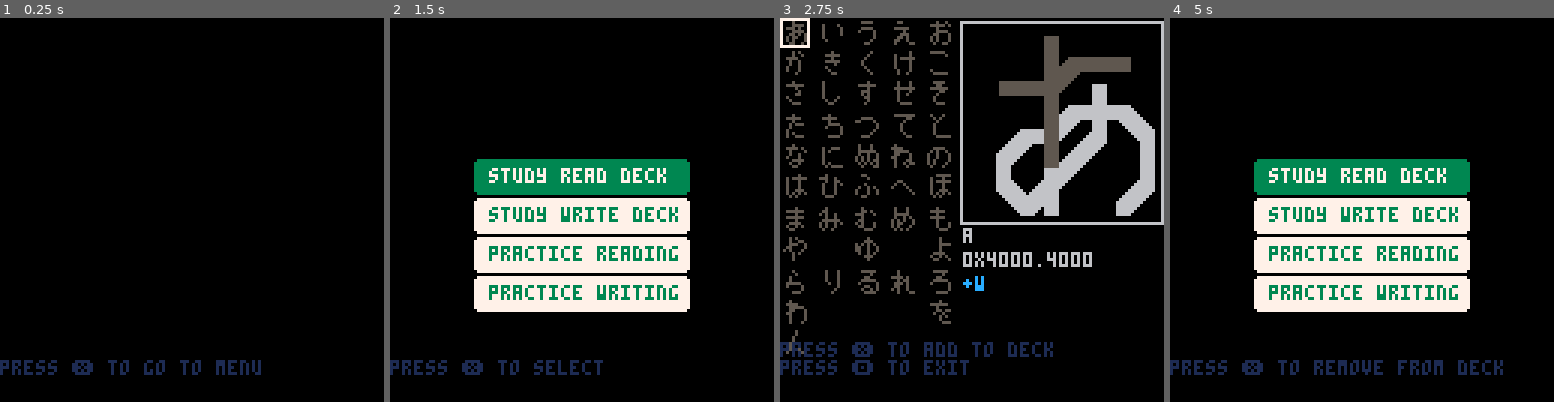
Above: before the commit, frames 1-4 (left to right).
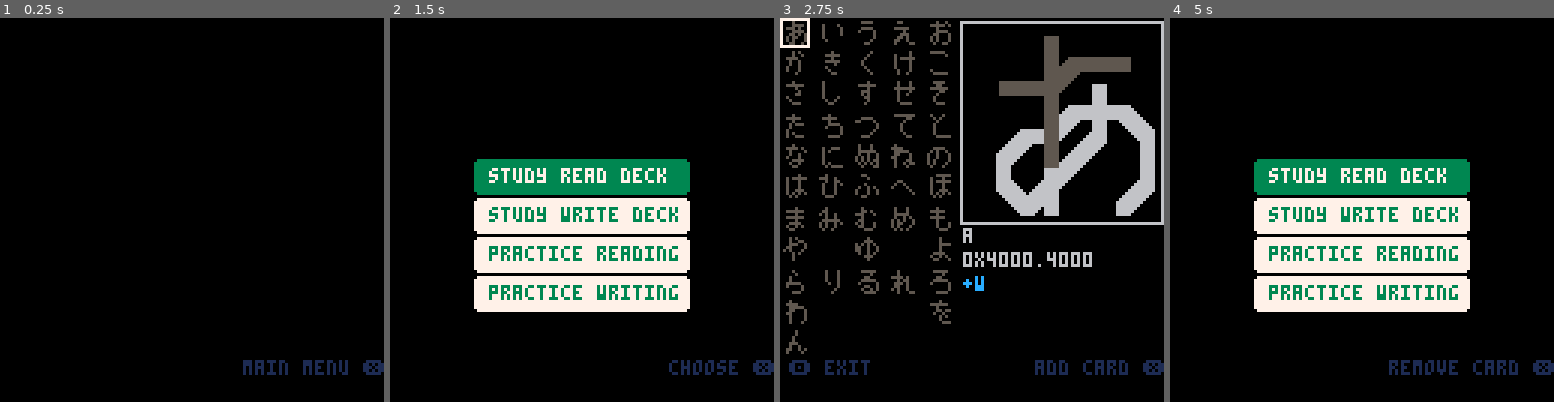
Above: after the commit, the same moments.

Repository: SestrenExsis/KanaPractice
Game: PICO-8 cartridge hiragana.p8
The game is run twice, just before and just after one commit, with the same random seed, the same clock (stepped at 60 frames per second) and the same inputs.
Inputs (mouse positions are in pixels of both pictures, inside the frame that each line leads up to):
- Up to frame 1 (0.25 s): no input
- Up to frame 2 (1.5 s): tap O (Z key) at 0.33, 0.7, 1.43 s; click (459, 121) at 0.67 s; tap X (X key) at 1.07 s; click (520, 267) at 1.22 s
- Up to frame 3 (2.75 s): click (975, 114) at 1.77 s; hold Left 1.97-2.37 s; tap X (X key) at 2.07, 2.4, 2.73 s; tap O (Z key) at 2.22 s; click (1037, 259) at 2.32 s; hold Down from 2.42 s (still down)
- Up to frame 4 (5 s): release Down at 2.82 s; click (1492, 106) at 2.87 s; hold Right 2.87-3.53 s; tap X (X key) every 0.33 s from 3.07 to 4.73 s; tap O (Z key) at 3.1, 3.98, 4.87 s; click (1254, 256) at 3.42 s; hold Up 3.58-4.08 s; click (1315, 102) at 3.97 s; hold Right 4.13-4.53 s; click (1381, 248) at 4.52 s; hold Down from 4.58 s (still down)

The runs differ from the first frame. In frame 1, 1.7% of the frame differs, in the area x 0-100%, y 89-93%; in frame 2, 1.4%; in frame 3, 2.5%, in the area x 0-100%, y 84-93%; in frame 4, 2.0%.

Commit message:
Draw messages on the very bottom row

Diff:
--- a/hiragana.p8
+++ b/hiragana.p8
@@ -144,7 +144,6 @@
 _maxr=5.000
 _dryt={3.4,0.2,0.2,0.2}
 _mous=false
-_hints={}
 
 function point(xpos,ypos)
 	local res={
@@ -453,11 +452,13 @@
 
 -- helper functions
 
-function drawhint()
-	if #_hints>0 then
-		local i=1+(flr(t())%#_hints)
-		cursor(0,114,1)
-		print(_hints[i])
+function drawmsgs()
+	if _lmsg!=nil and #_lmsg>0 then
+		print(_lmsg,3,114,1)
+	end
+	if _rmsg!=nil and #_rmsg>0 then
+		local x=128-4*#_rmsg-3
+		print(_rmsg,x,114,1)
 	end
 end
 
@@ -573,9 +574,8 @@
 	_debug={
 		screen="title"
 	}
-	_hints={
-		"press ❎ to go to menu"
-	}
+	_lmsg=""
+	_rmsg="main menu ❎"
 	initfn=inittitle
 	updatefn=updatetitle
 	drawfn=drawtitle
@@ -591,7 +591,7 @@
 
 function drawtitle()
 	cls()
-	drawhint()
+	drawmsgs()
 end
 -->8
 -- menu screen
@@ -612,9 +612,8 @@
 		"practice reading",
 		"practice writing"
 	}
-	_hints={
-		"press ❎ to select"
-	}
+	_lmsg=""
+	_rmsg="choose ❎"
 end
 
 function updatemenu()
@@ -644,7 +643,7 @@
 		rectfill(x,y+1,x+71,y+10,bc)
 		print(text,33,y+3,fc)
 	end
-	drawhint()
+	drawmsgs()
 end
 -->8
 -- read/write deck screens
@@ -660,13 +659,10 @@
 	_cols=5
 	_rows=11
 	_sk=nil -- selected kana
-	_msgs={}
-	_msgs["xit"]="press 🅾️ to exit"
-	_msgs["add"]="press ❎ to add to deck"
-	_msgs["del"]="press ❎ to remove from deck"
-	_hints={
-		_msgs["xit"]
-	}
+	_lmsg="🅾️ exit"
+	_rmsg=""
+	_msg_add="add card ❎"
+	_msg_del="remove card ❎"
 end
 
 function updatereaddeck()
@@ -683,21 +679,11 @@
 	end
 	if (btnp(🅾️)) initmenu()
 	if _sk==nil then
-		if #_hints>1 then
-			_hints[#_hints]=nil
-		end
+		_rmsg=""
 	elseif _sk.read then
-		if #_hints>1 then
-			_hints[2]=_msgs["del"]
-		else
-			add(_hints,_msgs["del"])
-		end
+		_rmsg=_msg_del
 	else
-		if #_hints>1 then
-			_hints[2]=_msgs["add"]
-		else
-			add(_hints,_msgs["add"])
-		end
+		_rmsg=_msg_add
 	end
 end
 
@@ -750,7 +736,7 @@
 			print(mt.rh[i],65+4*i,86,6)
 		end
 	end
-	drawhint()
+	drawmsgs()
 end
 
 function initwritedeck()
@@ -764,9 +750,10 @@
 	_cols=5
 	_rows=11
 	_sk=nil -- selected kana
-	_hints={
-		"press 🅾️ to exit"
-	}
+	_lmsg="🅾️ exit"
+	_rmsg=""
+	_msg_add="add card ❎"
+	_msg_del="remove card ❎"
 end
 
 function updatewritedeck()
@@ -782,6 +769,13 @@
 		dset(_sk.index,enmem(_sk))
 	end
 	if (btnp(🅾️)) initmenu()
+	if _sk==nil then
+		_rmsg=""
+	elseif _sk.write then
+		_rmsg=_msg_del
+	else
+		_rmsg=_msg_add
+	end
 end
 
 function drawwritedeck()
@@ -832,16 +826,8 @@
 		for i=1,#mt.wh do
 			print(mt.wh[i],65+4*i,86,6)
 		end
-		cursor(0,108,1)
-		if _sk==nil then
-			print("")
-		elseif _sk.write then
-			print("press ❎ to remove from deck")
-		else
-			print("press ❎ to add to deck")
-		end
-	end
-	drawhint()
+	end
+	drawmsgs()
 end
 -->8
 -- read screen
@@ -861,7 +847,6 @@
 	nextread()
 	_errors=0
 	_guesses=0
-	_hints={}
 end
 
 function nextread()
@@ -881,17 +866,21 @@
 function updateread()
 	-- get input
 	if _state=="guess" then
+		_lmsg=""
+		_rmsg="check ❎"
 		if btnp(❎) or btnp(🅾️) then
 			_state="check"
 		end
 	elseif _state=="check" then
+		_lmsg="🅾️ no"
+		_rmsg="yes ❎"
 		local guess=-1
-		if btnp(⬆️) then
+		if btnp(❎) then
 			-- you got it right
 			guess=1
 			_state="stats"
 			_guesses+=1
-		elseif btnp(⬇️) then
+		elseif btnp(🅾️) then
 			-- you got it wrong
 			guess=0
 			_state="stats"
@@ -910,6 +899,8 @@
 			dset(_kana.index,m)
 		end
 	elseif _state=="stats" then
+		_lmsg="🅾️ exit"
+		_rmsg="read another ❎"
 		if btnp(❎) then
 			initscreen()
 			return
@@ -927,22 +918,16 @@
 	if _state=="guess" then
 		cursor(1,96,1)
 		print("say the kana out loud")
-		print("")
-		print("press ❎ or 🅾️ to check")
 	elseif _state=="check" then
 		cursor(1,84,1)
 		print("the answer was "..k.name)
-		print("")
-		print("press ⬆️ if you were correct")
-		print("press ⬇️ if you were not")
+		print("did you get it right?")
 	elseif _state=="stats" then
 		cursor(1,90,1)
-		print("press ❎ to read another")
-		print("press 🅾️ to quit")
 		local correct=_guesses-_errors
 		print(correct.." / ".._guesses)
 	end
-	drawhint()
+	drawmsgs()
 end
 -->8
 -- write screen
@@ -964,7 +949,6 @@
 	nextwrite()
 	_errors=0
 	_guesses=0
-	_hints={}
 end
 
 function nextwrite()
@@ -982,6 +966,7 @@
 	_kana=_kanatbl[cards[idx]]
 	_inks={{}}
 	_state="guess"
+	_cheat=false
 end
 
 function updatewriteguess()
@@ -993,7 +978,7 @@
 		sfx(0)
 	end
 	if btnp(❎,1) then
-		_cheat=not _cheat
+		_cheat=true
 		sfx(0)
 	end
 	if _mous then
@@ -1027,6 +1012,8 @@
 
 function updatewrite()
 	if _state=="guess" then
+		_lmsg="🅾️ finish"
+		_rmsg="draw ❎"
 		if btnp(🅾️) then
 			_state="check"
 			return
@@ -1034,13 +1021,15 @@
 			updatewriteguess()
 		end
 	elseif _state=="check" then
+		_lmsg="🅾️ no"
+		_rmsg="yes ❎"
 		local guess=-1
-		if btnp(⬆️) then
+		if btnp(❎) then
 			-- you got it right
 			guess=1
 			_state="stats"
 			_guesses+=1
-		elseif btnp(⬇️) then
+		elseif btnp(🅾️) then
 			-- you got it wrong
 			guess=0
 			_state="stats"
@@ -1059,6 +1048,8 @@
 			dset(_kana.index,m)
 		end
 	elseif _state=="stats" then
+		_lmsg="🅾️ exit"
+		_rmsg="draw another ❎"
 		if btnp(❎) then
 			initscreen()
 			return
@@ -1073,7 +1064,7 @@
 	cls(_c_cnv)
 	local k=_kana
 	rect(23,23,120,120,6)
-	-- draw hint
+	-- draw cheat
 	if _state=="check" then
 		_cheat=true
 	end
@@ -1116,19 +1107,15 @@
 	if _state=="guess" then
 		cursor(1,102,1)
 		print("write the kana")
-		print("press 🅾️ when finished")
 	elseif _state=="check" then
 		cursor(1,102,1)
-		print("press ⬆️ if you were correct")
-		print("press ⬇️ if you were not")
+		print("did you get it right?")
 	elseif _state=="stats" then
 		cursor(1,102,1)
-		print("press ❎ to read another")
-		print("press 🅾️ to quit")
 		local correct=_guesses-_errors
 		print(correct.." / ".._guesses)
 	end
-	drawhint()
+	drawmsgs()
 end
 __gfx__
 000100000007000000010000000100000000000000000000007eee0000111100007e000000110000001100000011000000010010000700100001001000010070
